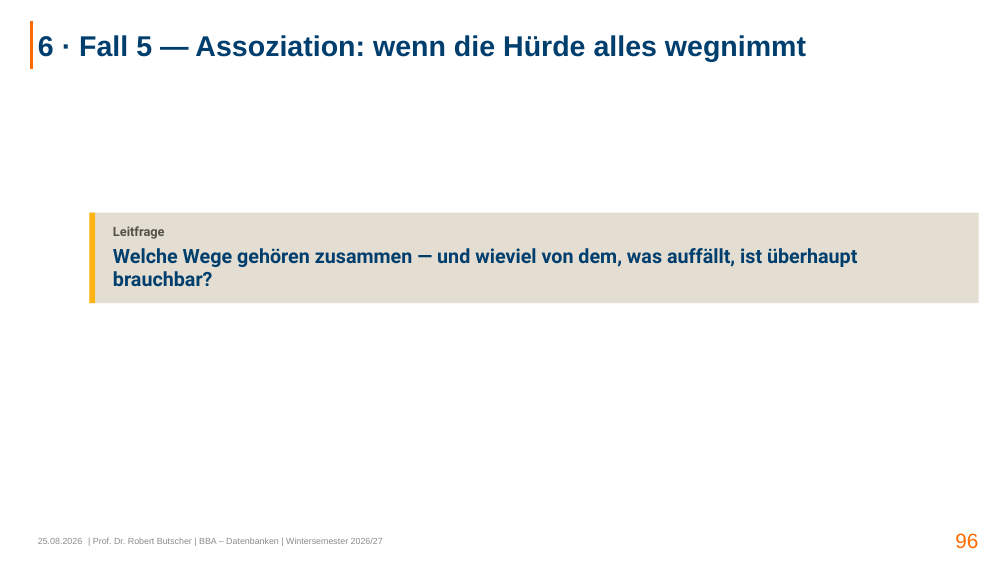
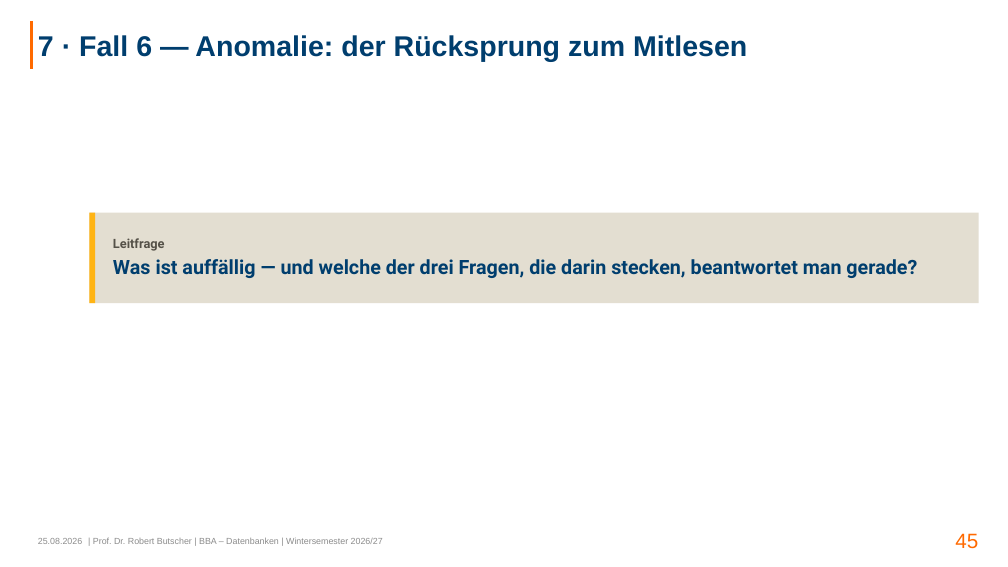
Before and after one commit to swrobuts/velocity-fallstudie, a slide deck: slide 45 of slides/velocity-crispdm.pptx (slide 96 before the commit). Drawn at 1008x567 pixels with LibreOffice and Linux fonts; fonts in the diff are those of the drawing. Boxes give left, top, right and bottom in pixels: in the first picture for what was removed or moved away, otherwise in the second. Text is boxed around its words. In the diff, an @@ line names an element or a change of style, - is before the commit and + after.

```diff
--- a/slides/velocity-crispdm.pptx
+++ b/slides/velocity-crispdm.pptx
@@ title at box(38, 35, 747, 62): text changed @@
-6 · Fall 5 — Assoziation: wenn die Hürde alles wegnimmt
+7 · Fall 6 — Anomalie: der Rücksprung zum Mitlesen
@@ text at box(113, 259, 917, 278): text changed @@
-Welche Wege gehören zusammen — und wieviel von dem, was auffällt, ist überhaupt brauchbar?
+Was ist auffällig — und welche der drei Fragen, die darin stecken, beantwortet man gerade?
@@ page number at box(955, 533, 978, 549): text changed @@
-96
+45
```
Also in this commit, not shown: 11 other slides changed, 23 slides added, 91 slides removed, 2 other files.
